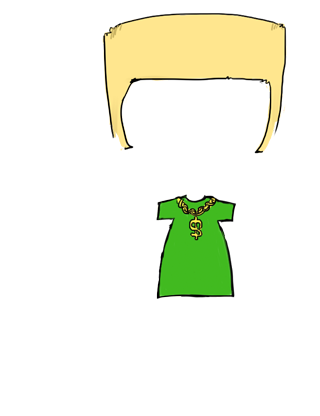
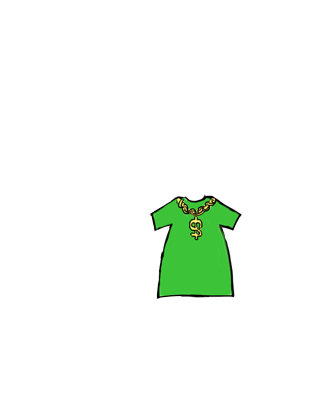
Layered file, before and after one edit (320 x 416). Changes by layer:
hid "shirt7out", moved it above "shirt7" over (x1=156, y1=194, x2=237, y2=298)
showed "shirt7", moved it above "shirt6out" over (x1=150, y1=194, x2=242, y2=298)
hid "hair6", moved it above "hair5" over (x1=102, y1=13, x2=287, y2=154)
